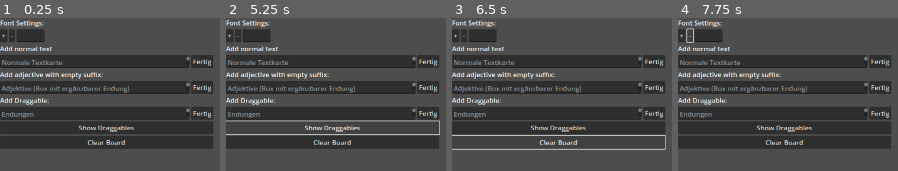
Above: before the commit, frames 1-4 (left to right).
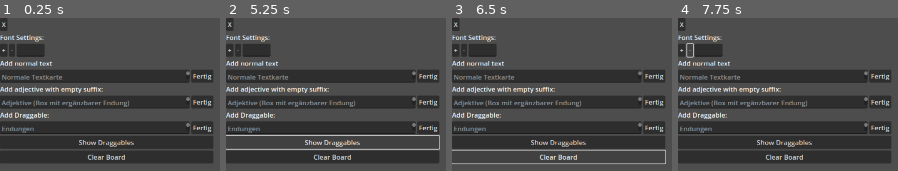
Above: after the commit, the same moments.

Repository: Badewu/Board-Software
Game: Godot game, scene res://adjektive_endungen/adjektive_endungen_ui.tscn
Two runs of this game, one before a commit and one after it. Both use one fixed random seed, a clock stepped at 60 frames per second and the inputs below. This scene is started directly instead of the project's main scene.
Inputs (mouse positions are in pixels of both pictures, inside the frame that each line leads up to):
- Up to frame 1 (0.25 s): no input
- Up to frame 2 (5.25 s): click (230, 24) at 0.5 s, where only the run after the commit has a clickable "X"; click "Fertig" at 1.25 s; click "Fertig" at 2 s; click "Fertig" at 2.75 s; click "+" at 3.5 s; click "-" at 4.25 s; click "Show Draggables" at 5 s
- Up to frame 3 (6.5 s): click "Clear Board" at 5.75 s
- Up to frame 4 (7.75 s): click "+" at 6.5 s; click "-" at 7.25 s

The runs differ from the first frame. In frame 1, 46% of the frame differs, in the area x 0-97%, y 0-95%; in frame 2, 50%, in the area x 0-98%, y 0-95%; in frame 3, 42%; in frame 4, 46%.
Error in both runs: Cannot call method 'get_node' on a null value. (res://adjektive_endungen/adjektive_endungen_ui.gd:18)

Commit message:
UI Change end

Diff:
--- a/adjektive_endungen/adjektive_endungen_ui.gd
+++ b/adjektive_endungen/adjektive_endungen_ui.gd
@@ -13,7 +13,7 @@
 	var text_content = $left_ui/add_text/text.text
 	var new_text_block = basic_text_block.instantiate()
 
-	new_text_block.text = text_content
+	new_text_block.get_node("text").text = text_content
 
 	get_parent().get_node("board").get_node("board").add_element(new_text_block)
 	get_node("left_ui/font_settings").set_font_size()
--- a/adjektive_endungen/adjektive_endungen_ui.tscn
+++ b/adjektive_endungen/adjektive_endungen_ui.tscn
@@ -66,6 +66,11 @@
 offset_right = 512.0
 offset_bottom = 1080.0
 mouse_filter = 0
+
+[node name="Button" type="Button" parent="left_ui"]
+layout_mode = 2
+size_flags_horizontal = 0
+text = "X"
 
 [node name="font_settings_caption" type="Label" parent="left_ui"]
 layout_mode = 2
@@ -161,8 +166,7 @@
 top_level = true
 layout_mode = 1
 anchors_preset = -1
-anchor_left = 0.869271
-anchor_top = 0.0759259
+anchor_left = 0.833333
 anchor_right = 1.0
 anchor_bottom = 1.0
 grow_horizontal = 0
@@ -171,6 +175,8 @@
 
 [node name="right_ui" type="VBoxContainer" parent="right_ui_scroll"]
 layout_mode = 2
+size_flags_horizontal = 3
+size_flags_vertical = 3
 script = ExtResource("3_ry462")
 
 [connection signal="pressed" from="left_ui/font_settings/increase" to="left_ui/font_settings" method="_on_increase_pressed"]
--- a/adjektive_endungen/right_ui.gd
+++ b/adjektive_endungen/right_ui.gd
@@ -8,10 +8,12 @@
 
 	for node in get_tree().get_nodes_in_group("basic_text_block"):
 		var new_block_controller = block_controller.instantiate()
+
 		if !node.get_children():
 			new_block_controller.get_node("VBoxContainer").get_node("block_head")\
 			.get_node("block_text").text = node.text
 		else:
-			new_block_controller.get_node("block_head").get_node("block_text").text = node.get_node("text").text
+			new_block_controller.get_node("VBoxContainer").get_node("block_head")\
+			.get_node("block_text").text = node.get_node("text").text
 		add_child(new_block_controller)
 		new_block_controller.connected_block = node
--- a/basic_blocks/basic_text_block.gd
+++ b/basic_blocks/basic_text_block.gd
@@ -5,7 +5,7 @@
 
 func _process(delta):
 	if dragged:
-		position = get_global_mouse_position() - size / 2
+		get_parent().position = get_global_mouse_position() - size / 2
 
 
 
--- a/basic_blocks/basic_text_block.tscn
+++ b/basic_blocks/basic_text_block.tscn
@@ -2,13 +2,17 @@
 
 [ext_resource type="Script" path="res://basic_blocks/basic_text_block.gd" id="1_vwklc"]
 
-[node name="basic_text_block" type="Button" groups=["basic_text_block", "basic_text_block_only"]]
-offset_right = 8.0
-offset_bottom = 8.0
+[node name="basic_text_block" type="CenterContainer" groups=["basic_text_block", "basic_text_block_only"]]
+layout_mode = 2
+size_flags_horizontal = 4
+size_flags_vertical = 4
+
+[node name="text" type="Button" parent="."]
+layout_mode = 2
 size_flags_horizontal = 4
 size_flags_vertical = 4
 text = "Testbutton"
 script = ExtResource("1_vwklc")
 
-[connection signal="button_down" from="." to="." method="_on_button_down"]
-[connection signal="button_up" from="." to="." method="_on_button_up"]
+[connection signal="button_down" from="text" to="text" method="_on_button_down"]
+[connection signal="button_up" from="text" to="text" method="_on_button_up"]
